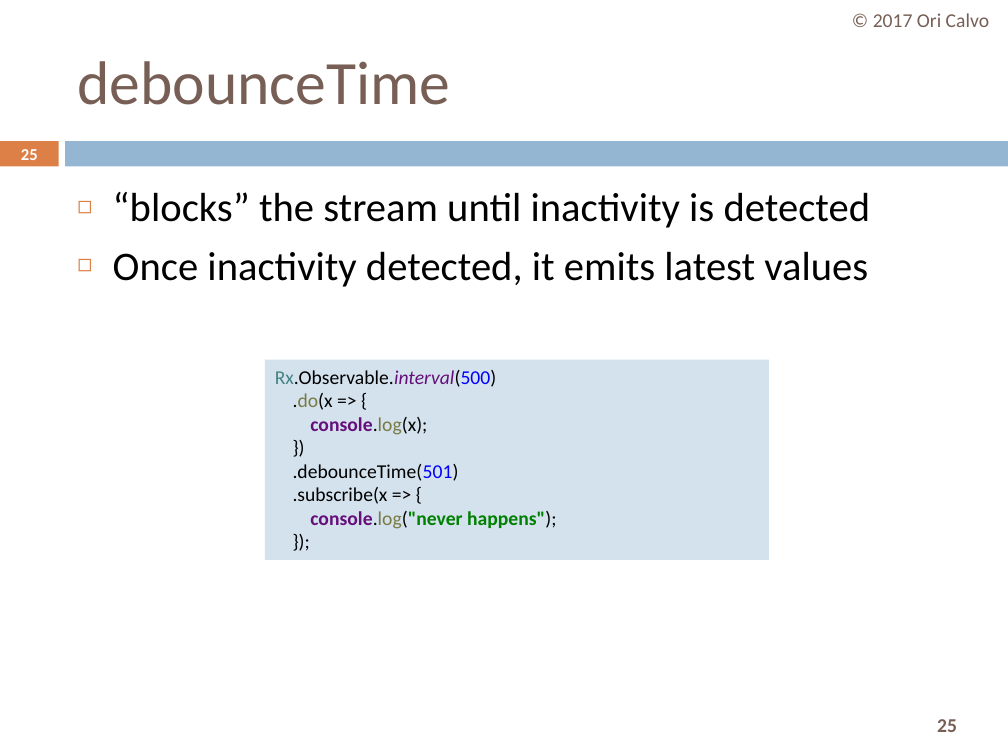
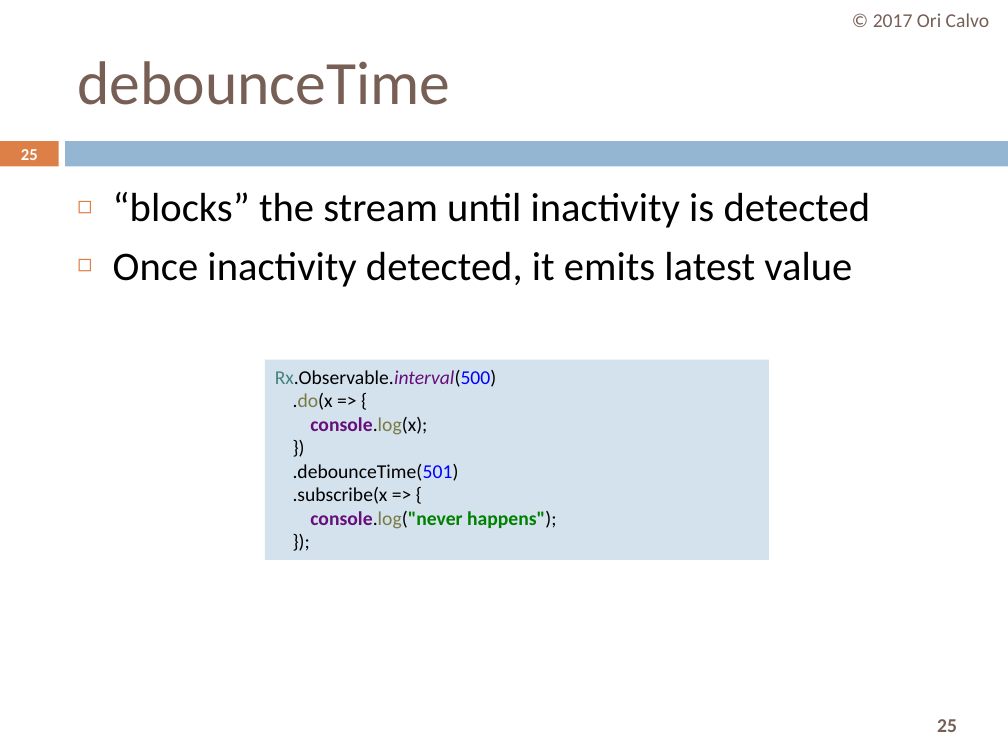
Before and after one commit to oricalvo/course-angular, a slide deck: slide 25 of PPTs/09 RxJS.pptx. Drawn at 1008x756 pixels with LibreOffice and Linux fonts; fonts in the diff are those of the drawing. Boxes give left, top, right and bottom in pixels: in the first picture for what was removed or moved away, otherwise in the second. Text is boxed around its words. In the diff, an @@ line names an element or a change of style, - is before the commit and + after.

```diff
--- a/PPTs/09 RxJS.pptx
+++ b/PPTs/09 RxJS.pptx
@@ text at (x1=113, y1=251, x2=852, y2=287): text changed @@
-◻ Once inactivity detected, it emits latest values
+◻ Once inactivity detected, it emits latest value
```
Also in this commit, not shown: 1 other slide changed, 2 other files.
